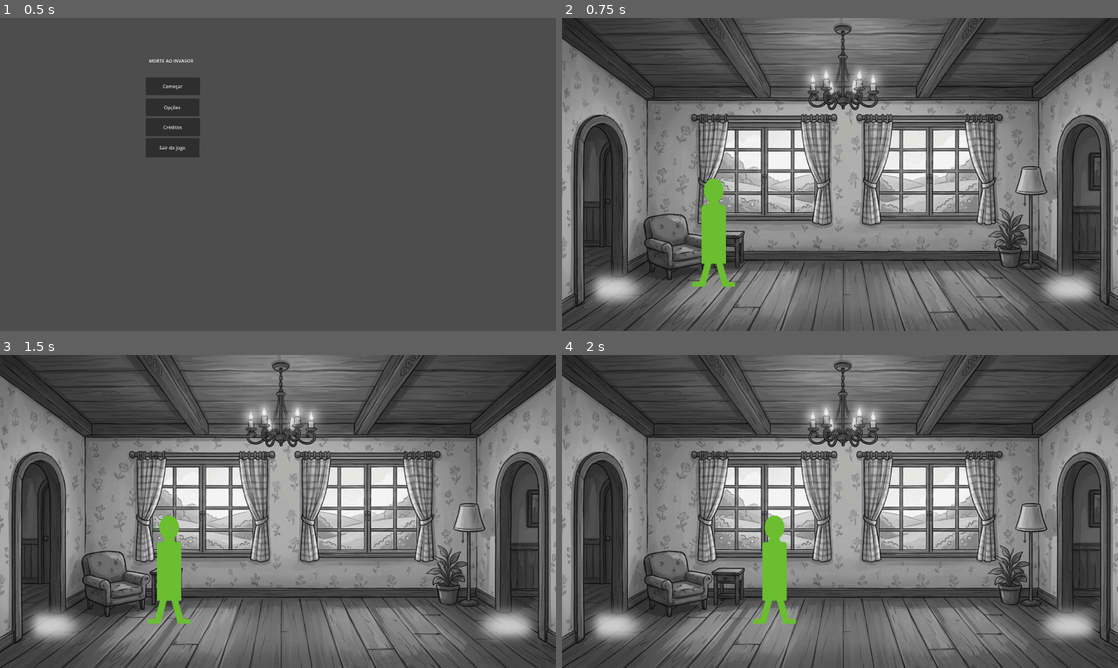
Above: before the commit, frames 1-4 (two rows, left to right).
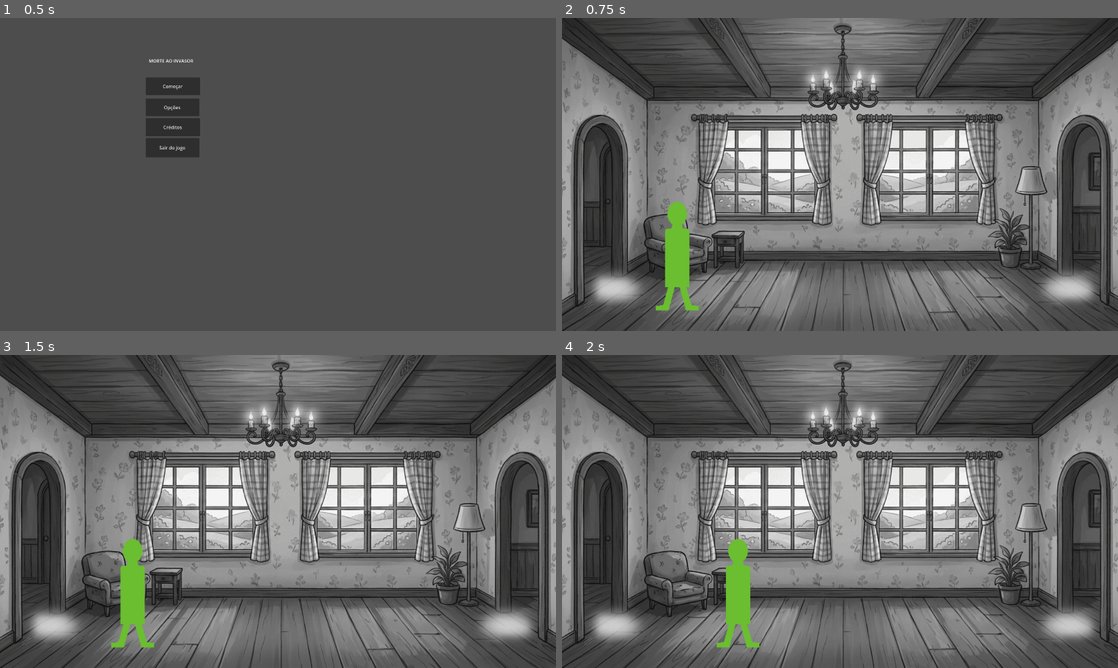
Above: after the commit, the same moments.

Repository: devklebinho/morte-ao-invasor
Game: Godot game, scene res://Scenes/main_menu.tscn
Same seed, same stepped clock (60 frames per second), same inputs: the game is played once before the commit and once after it.
Inputs:
- Up to frame 1 (0.5 s): no input
- Up to frame 2 (0.75 s): click "Começar" at 0.5 s
- Up to frame 3 (1.5 s): tap Enter at 1.25 s; hold D (MoveRight) from 1.28 s (still down)
- Up to frame 4 (2 s): keep holding D (MoveRight)

Frame 1 is identical in both runs. In frame 2, 2.6% of the frame differs, in the area x 16-32%, y 51-94%; in frame 3, 2.6%; in frame 4, 2.6%.

Commit message:
tray to script doors transition

Diff:
--- a/Scenes/proto_gameplay.tscn
+++ b/Scenes/proto_gameplay.tscn
@@ -1,19 +1,50 @@
 [gd_scene format=3 uid="uid://b4shk1svtkgw7"]
 
 [ext_resource type="PackedScene" uid="uid://o4t4nd82ywg0" path="res://Scenes/sala.tscn" id="1_5tyts"]
+[ext_resource type="Script" uid="uid://dgdd1c5vbx6hq" path="res://Scripts/Porta.gd" id="1_xdrvn"]
 [ext_resource type="PackedScene" uid="uid://dolshfrf351mi" path="res://Prefabs/Player.tscn" id="2_j3k4l"]
 [ext_resource type="PackedScene" uid="uid://bodarsi28je2c" path="res://Scenes/cozinha.tscn" id="3_fbdid"]
 
+[sub_resource type="CapsuleShape2D" id="CapsuleShape2D_p41tx"]
+radius = 61.0
+height = 606.0
+
 [node name="ProtoGameplay" type="Node2D" unique_id=1767757858]
 
-[node name="TemplateRoom" parent="." unique_id=1203619176 instance=ExtResource("1_5tyts")]
+[node name="Sala" parent="." unique_id=1203619176 instance=ExtResource("1_5tyts")]
 
 [node name="Cozinha" parent="." unique_id=525947825 instance=ExtResource("3_fbdid")]
 position = Vector2(-1934, 0)
 
-[node name="CharacterBody2D" parent="." unique_id=1277322602 instance=ExtResource("2_j3k4l")]
-position = Vector2(527, 728)
+[node name="Player" parent="." unique_id=1277322602 groups=["Player"] instance=ExtResource("2_j3k4l")]
+position = Vector2(401, 809)
 scale = Vector2(2, 2)
 
-[node name="Camera2D" type="Camera2D" parent="." unique_id=270095378]
+[node name="Camera2D" type="Camera2D" parent="." unique_id=270095378 groups=["CameraGlobal"]]
 position = Vector2(963, 540)
+
+[node name="SpawnRightKitchen" type="Marker2D" parent="." unique_id=540783315]
+position = Vector2(-354, 930)
+scale = Vector2(2, 2)
+
+[node name="SpawnLeftKitchen" type="Marker2D" parent="." unique_id=516955157]
+position = Vector2(-1640, 927)
+scale = Vector2(2, 2)
+
+[node name="MarkerCamKitchen" type="Marker2D" parent="." unique_id=1663542205]
+position = Vector2(-960, 540)
+
+[node name="SpawnLeftRoom" type="Marker2D" parent="." unique_id=506501146]
+position = Vector2(287, 927)
+scale = Vector2(2, 2)
+
+[node name="LeftDoorRoom" type="Area2D" parent="." unique_id=747200963 node_paths=PackedStringArray("pos_destino_player", "pos_destino_cam")]
+position = Vector2(141, 678)
+script = ExtResource("1_xdrvn")
+pos_destino_player = NodePath("../SpawnRightKitchen")
+pos_destino_cam = NodePath("../MarkerCamKitchen")
+
+[node name="CollisionShape2D" type="CollisionShape2D" parent="LeftDoorRoom" unique_id=1623928144]
+shape = SubResource("CapsuleShape2D_p41tx")
+
+[connection signal="body_entered" from="LeftDoorRoom" to="LeftDoorRoom" method="_on_body_entered"]
--- /dev/null
+++ b/Scripts/Porta.gd
@@ -0,0 +1,28 @@
+extends Area2D
+
+@export var pos_destino_player: Marker2D
+@export var pos_destino_cam: Marker2D
+@export var tempo_trans: float = 0.5
+
+@onready var player: CharacterBody2D = get_tree().get_first_node_in_group("Player")
+@onready var camera: Camera2D = get_tree().get_first_node_in_group("CameraGlobal")
+
+func _ready():
+	# Conecta o sinal automaticamente ao iniciar
+	if player:
+		print("Player encontrado: ", player.name)
+	else:
+		push_error("ERRO: Nenhum nó no grupo 'Player' foi encontrado!")
+
+	if camera:
+		print("Câmera encontrada: ", camera.name)
+	else:
+		push_error("ERRO: Nenhuma câmera no grupo 'CameraGlobal' foi encontrada!")
+
+func _on_body_entered(body: Node2D) -> void:
+	if not body.is_in_group("Player"):
+		return
+	else:
+		print("O player entrou na área!")
+		print("Quem entrou foi: ", body.name)
+	pass # Replace with function body.
--- a/project.godot
+++ b/project.godot
@@ -27,6 +27,11 @@
 
 project/assembly_name="morte ao invasor"
 
+[global_group]
+
+Player=""
+CameraGlobal=""
+
 [input]
 
 MoveLeft={
Not shown, added: Scripts/Porta.gd.uid
